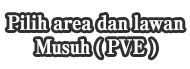
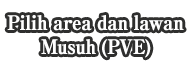
Layer changes from the first w=190, h=69 image to the second:
renamed "Pilih area dan lawan Musuh ( PVE )" to "Pilih area dan lawan Musuh (PVE)", painted on it over (x1=32, y1=36, x2=159, y2=58)
